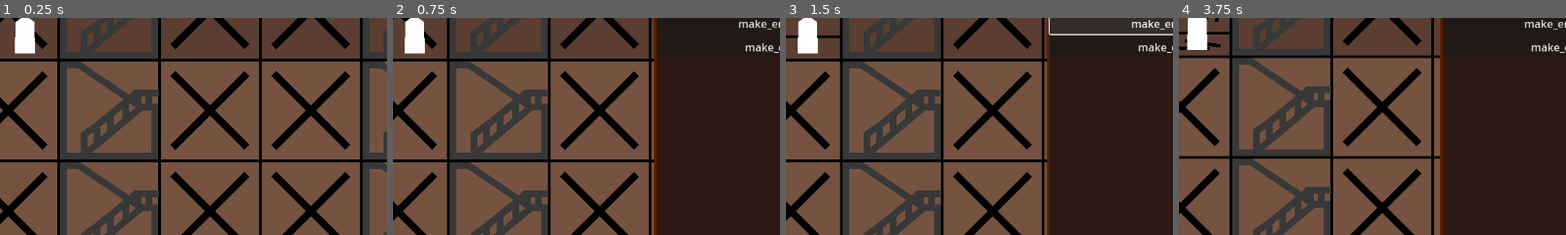
Above: before the commit, frames 1-4 (left to right).
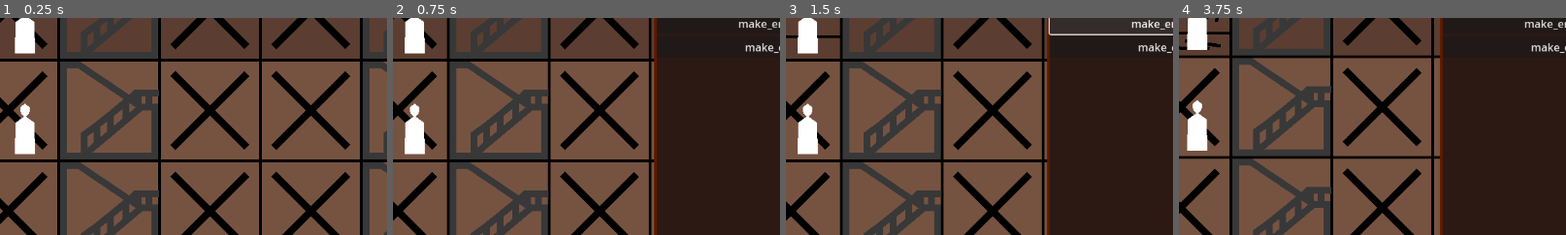
Above: after the commit, the same moments.

Repository: Drakosam/towngame
Game: Godot game, scene res://main.tscn
Two runs of this game, one before a commit and one after it. Both use one fixed random seed, a clock stepped at 60 frames per second and the inputs below.
Inputs (mouse positions are % of the whole screen's width and height, from its top left):
- Up to frame 1 (0.25 s): no input
- Up to frame 2 (0.75 s): tap Enter at 0.5 s; move the mouse to (37, 13) at 0.52 s; hold D from 0.53 s (still down); click (37, 13) at 0.67 s
- Up to frame 3 (1.5 s): release D at 1.25 s; click "make_empty" at 1.25 s
- Up to frame 4 (3.75 s): click "make_den" at 2 s; tap Space at 2.75 s; move the mouse to (50, 13) at 2.77 s; hold S 2.78-3.53 s; click (50, 13) at 2.92 s; tap Enter at 3.5 s; move the mouse to (63, 12) at 3.52 s; hold D from 3.53 s (still down); click (63, 12) at 3.67 s
The pictures show only the part of the screen within x 36-86%, y 15-65%; the shares and areas given below are measured in that part.

The runs differ from the first frame. In frame 1, 1.0% of the frame differs, in the area x 3-10%, y 39-63%; in frame 2, 1.0%; in frame 3, 1.0%; in frame 4, 1.0%, in the area x 2-8%, y 37-62%.

Commit message:
-actor types

Diff:
--- a/actor/actor_menager.gd
+++ b/actor/actor_menager.gd
@@ -1,6 +1,6 @@
 extends Node2D
 
-var ActorEntity = preload("res://actor/actor.tscn")
+var ActorEntity = preload("res://actor/actor_type/actor.tscn")
 
 var lvlel_attic = 140
 var lvlel_floor_4 = lvlel_attic + 150
@@ -18,6 +18,9 @@
 	$Agent.position.x = 100
 	$Agent.position.y = lvlel_attic
 
+	$PlayerActor.position.x = 100
+	$PlayerActor.position.y = lvlel_floor_4
+
 
 # Called every frame. 'delta' is the elapsed time since the previous frame.
 func _process(_delta):
--- a/actor/actor_menager.tscn
+++ b/actor/actor_menager.tscn
@@ -1,11 +1,15 @@
-[gd_scene load_steps=3 format=3 uid="uid://cho4tewhcc6nm"]
+[gd_scene load_steps=4 format=3 uid="uid://cho4tewhcc6nm"]
 
 [ext_resource type="Script" path="res://actor/actor_menager.gd" id="1_eqkdd"]
-[ext_resource type="PackedScene" uid="uid://cparuel18bl0c" path="res://actor/actor.tscn" id="2_gdvne"]
+[ext_resource type="PackedScene" uid="uid://cparuel18bl0c" path="res://actor/actor_type/actor.tscn" id="2_gdvne"]
+[ext_resource type="PackedScene" uid="uid://2q8plt8hpm7a" path="res://actor/actor_type/player_actor.tscn" id="3_eead4"]
 
 [node name="ActorMenager" type="Node2D"]
 script = ExtResource("1_eqkdd")
 
 [node name="Agent" parent="." instance=ExtResource("2_gdvne")]
 
+[node name="PlayerActor" parent="." instance=ExtResource("3_eead4")]
+
 [connection signal="actor_picked_signal" from="Agent" to="." method="show_actor_event"]
+[connection signal="actor_picked_signal" from="PlayerActor" to="." method="show_actor_event"]
--- /dev/null
+++ b/actor/actor_models/actor_model.gd
@@ -0,0 +1,24 @@
+extends Node2D
+
+signal actor_picked_signal()
+
+# Called when the node enters the scene tree for the first time.
+func _ready():
+	pass # Replace with function body.
+
+
+# Called every frame. 'delta' is the elapsed time since the previous frame.
+func _process(delta):
+	pass
+
+func _on_area_2d_input_event(_viewport, event, _shape_idx):
+	if event is InputEventMouseButton:
+		if event.button_index == 1 and event.pressed:
+			emit_signal("actor_picked_signal")
+
+func _on_area_2d_mouse_entered():
+	GolobalVariable.set_character_on_mouse(self)
+
+
+func _on_area_2d_mouse_exited():
+	GolobalVariable.relyse_character()
--- a/actor/actor.tscn
+++ b/actor/actor_models/actor_model.tscn
@@ -1,12 +1,12 @@
-[gd_scene load_steps=3 format=3 uid="uid://cparuel18bl0c"]
+[gd_scene load_steps=3 format=3 uid="uid://b5fvkv66cophc"]
 
-[ext_resource type="Script" path="res://actor/actor.gd" id="1_8u8r4"]
+[ext_resource type="Script" path="res://actor/actor_models/actor_model.gd" id="1_02jjy"]
 
-[sub_resource type="RectangleShape2D" id="RectangleShape2D_y33yl"]
+[sub_resource type="RectangleShape2D" id="RectangleShape2D_oe1tg"]
 size = Vector2(34, 81)
 
-[node name="Actor" type="Node2D"]
-script = ExtResource("1_8u8r4")
+[node name="ActorModel" type="Node2D"]
+script = ExtResource("1_02jjy")
 
 [node name="Polygon2D" type="Polygon2D" parent="."]
 polygon = PackedVector2Array(0, -75, -7, -70, -7, -64, -5, -59, -1, -56, -14, -47, -15, 0, 15, 0, 14, -47, 1, -56, 5, -59, 7, -64, 7, -70)
--- a/actor/actor.gd
+++ b/actor/actor_type/actor.gd
@@ -100,4 +100,18 @@
 
 
 func _hasle_process():
-	print('base hasle')
+	job_progres += 1
+	if job_progres >= max_job_progres:
+		job_progres -= max_job_progres
+		stamina -= rng.randi_range(5,35)
+		_hasle_result()
+
+	if stamina < 35:
+		run_mission('idle')
+
+
+func _hasle_result():
+	pass
+
+func _on_actor_model_actor_picked_signal():
+	emit_signal("actor_picked_signal",self)
--- /dev/null
+++ b/actor/actor_type/actor.tscn
@@ -0,0 +1,11 @@
+[gd_scene load_steps=3 format=3 uid="uid://cparuel18bl0c"]
+
+[ext_resource type="Script" path="res://actor/actor_type/actor.gd" id="1_fr0kv"]
+[ext_resource type="PackedScene" uid="uid://b5fvkv66cophc" path="res://actor/actor_models/actor_model.tscn" id="2_lncft"]
+
+[node name="Actor" type="Node2D"]
+script = ExtResource("1_fr0kv")
+
+[node name="ActorModel" parent="." instance=ExtResource("2_lncft")]
+
+[connection signal="actor_picked_signal" from="ActorModel" to="." method="_on_actor_model_actor_picked_signal"]
--- /dev/null
+++ b/actor/actor_type/player_actor.gd
@@ -0,0 +1,20 @@
+extends "res://actor/actor_type/actor.gd"
+
+
+# Called when the node enters the scene tree for the first time.
+func _ready():
+	super._ready()
+	max_hp = 12
+
+
+# Called every frame. 'delta' is the elapsed time since the previous frame.
+func _process(delta):
+	super._process(delta)
+
+
+func _actor_picked():
+	emit_signal("actor_picked_signal",self)
+
+
+func _hasle_result():
+	print('player hasle result')
--- /dev/null
+++ b/actor/actor_type/player_actor.tscn
@@ -0,0 +1,11 @@
+[gd_scene load_steps=3 format=3 uid="uid://2q8plt8hpm7a"]
+
+[ext_resource type="Script" path="res://actor/actor_type/player_actor.gd" id="1_5846d"]
+[ext_resource type="PackedScene" uid="uid://b5fvkv66cophc" path="res://actor/actor_models/actor_model.tscn" id="2_4rsed"]
+
+[node name="PlayerActor" type="Node2D"]
+script = ExtResource("1_5846d")
+
+[node name="ActorModel" parent="." instance=ExtResource("2_4rsed")]
+
+[connection signal="actor_picked_signal" from="ActorModel" to="." method="_actor_picked"]
--- a/actor/agents/base_agent.gd
+++ /dev/null
@@ -1,18 +0,0 @@
-extends Node
-
-var parent = null
-
-func _ready():
-	parent = get_parent()
-
-
-func _process(delta):
-	pass
-
-
-func hasle():
-	pass
-
-
-func set_parent(my_parent):
-	parent = my_parent
--- a/actor/agents/base_agent.tscn
+++ /dev/null
@@ -1,6 +0,0 @@
-[gd_scene load_steps=2 format=3 uid="uid://bsx8m4wstp2o6"]
-
-[ext_resource type="Script" path="res://actor/agents/base_agent.gd" id="1_tec8u"]
-
-[node name="BaseAgent" type="Node"]
-script = ExtResource("1_tec8u")
--- a/actor/agents/player.gd
+++ /dev/null
@@ -1,18 +0,0 @@
-extends "res://actor/actor.gd"
-
-func _ready():
-	pass # Replace with function body.
-
-
-func _process(delta):
-	pass
-
-
-func hasle():
-	job_progres += 1
-	if job_progres >= max_job_progres:
-		job_progres -= max_job_progres
-		stamina -= rng.randi_range(5,35)
-
-	if stamina < 35:
-		run_mission('idle')
--- a/actor/agents/player.tscn
+++ /dev/null
@@ -1,6 +0,0 @@
-[gd_scene load_steps=2 format=3 uid="uid://c8ic4anncgams"]
-
-[ext_resource type="Script" path="res://actor/agents/player.gd" id="1_av54r"]
-
-[node name="player" type="Node2D"]
-script = ExtResource("1_av54r")
--- a/backend/golobal_variable.gd
+++ b/backend/golobal_variable.gd
@@ -1,6 +1,6 @@
 extends Node
 
-var agent_on_mouse = null
+var actor_model_on_mouse = null
 var curent_actor = null
 # Called when the node enters the scene tree for the first time.
 
@@ -12,12 +12,12 @@
 func _process(_delta):
 	pass
 
-func set_character_on_mouse(agent):
-	agent_on_mouse = agent
+func set_character_on_mouse(actor_model):
+	actor_model_on_mouse = actor_model
 
 
 func relyse_character():
-	agent_on_mouse = null
+	actor_model_on_mouse = null
 
 
 func set_current_actor(actor):
--- a/mansion/mansion_cell.gd
+++ b/mansion/mansion_cell.gd
@@ -66,5 +66,5 @@
 func _on_area_2d_input_event(_viewport, event, _shape_idx):
 	if event is InputEventMouseButton:
 		if event.button_index == 1 and event.pressed:
-			if GolobalVariable.agent_on_mouse == null:
+			if GolobalVariable.actor_model_on_mouse == null:
 				emit_signal("pick_me",self)
Not shown: 1 places in actor/actor_models/actor_model.tscn that only renumber resources
